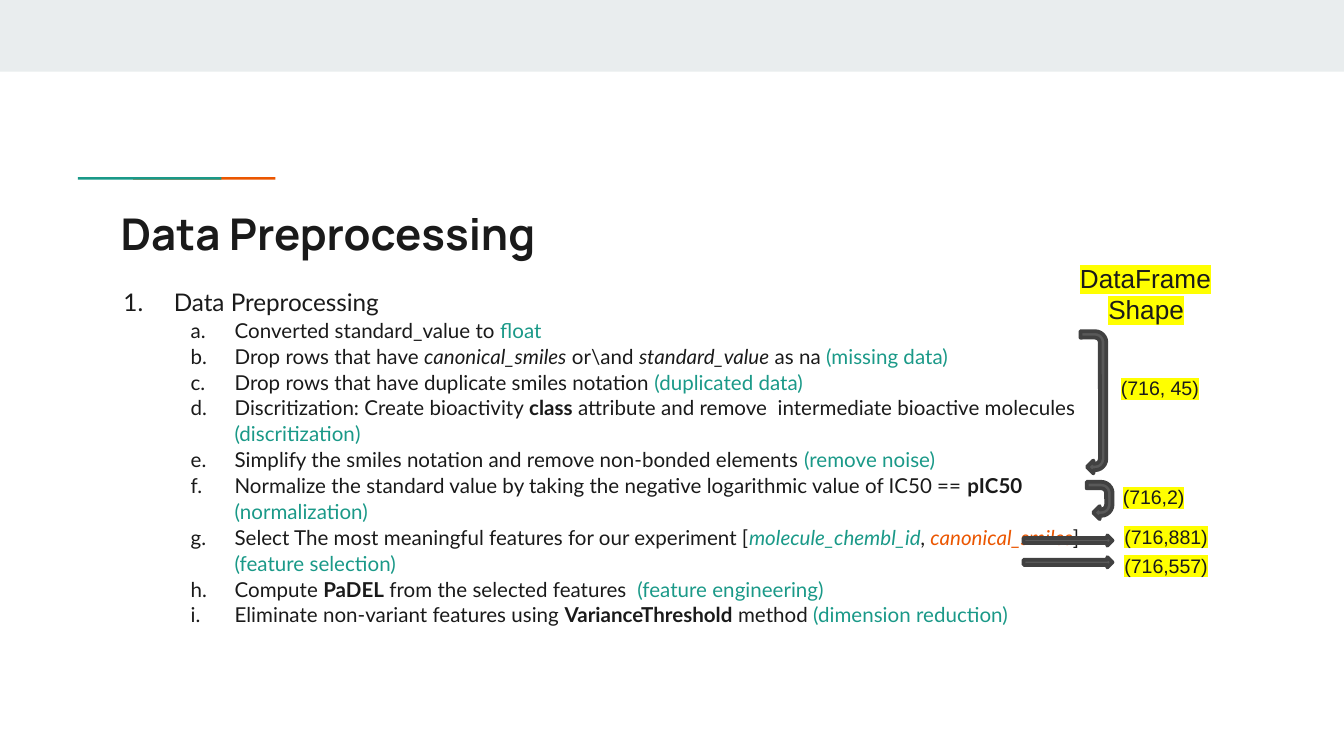
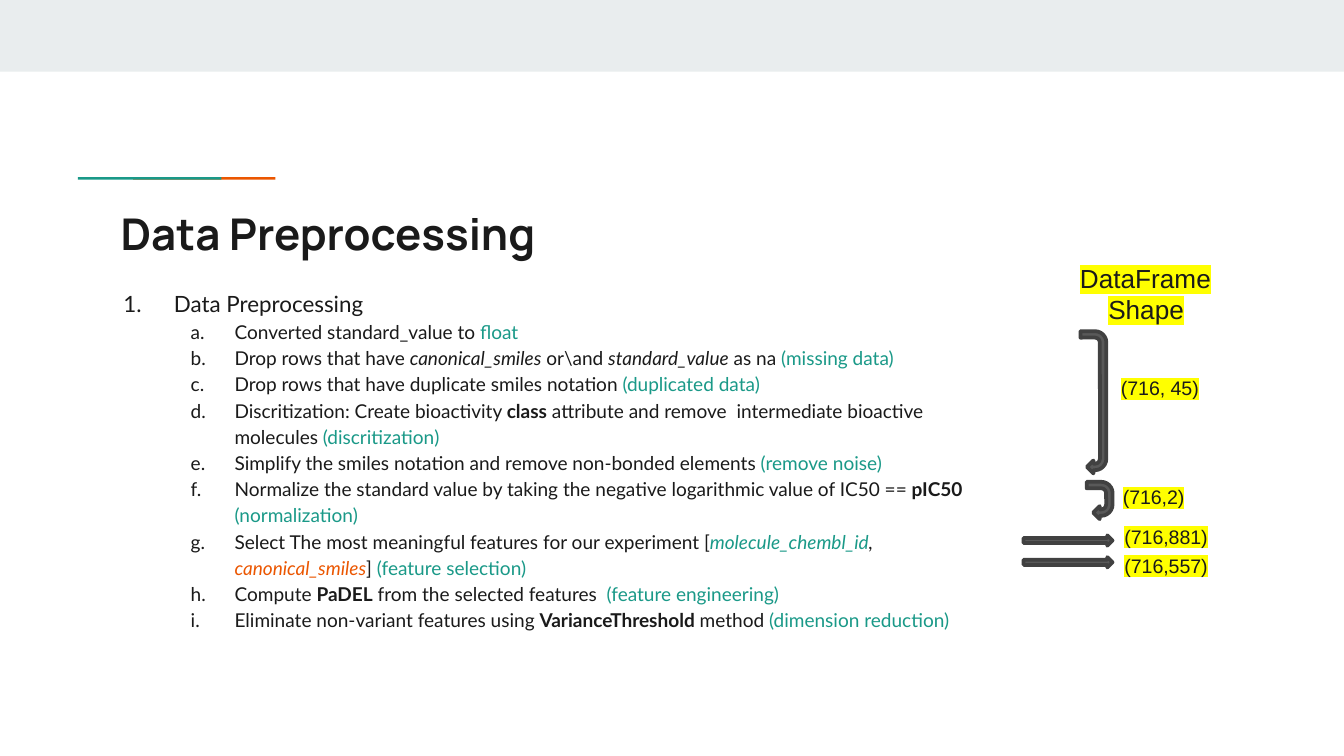
Before and after one commit to shaimaaK/AI-based-QSAR-for-Alzheimers-disease, a slide deck: slide 10 of final_presentation.pptx. Drawn at 1344x756 pixels with LibreOffice and Linux fonts; fonts in the diff are those of the drawing. Boxes give left, top, right and bottom in pixels: in the first picture for what was removed or moved away, otherwise in the second. Text is boxed around its words. In the diff, an @@ line names an element or a change of style, - is before the commit and + after.

Commit message:
added the project presentation in pdf

```diff
--- a/final_presentation.pptx
+++ b/final_presentation.pptx
@@ text "Data Preprocessing" at box(174, 295, 963, 631): size 13 to 12 pt in "Data Preprocessing"; size 11 to 10.2 pt; line spacing 1.05 to 1.15 @@
```
Also in this commit, not shown: 1 other file.
